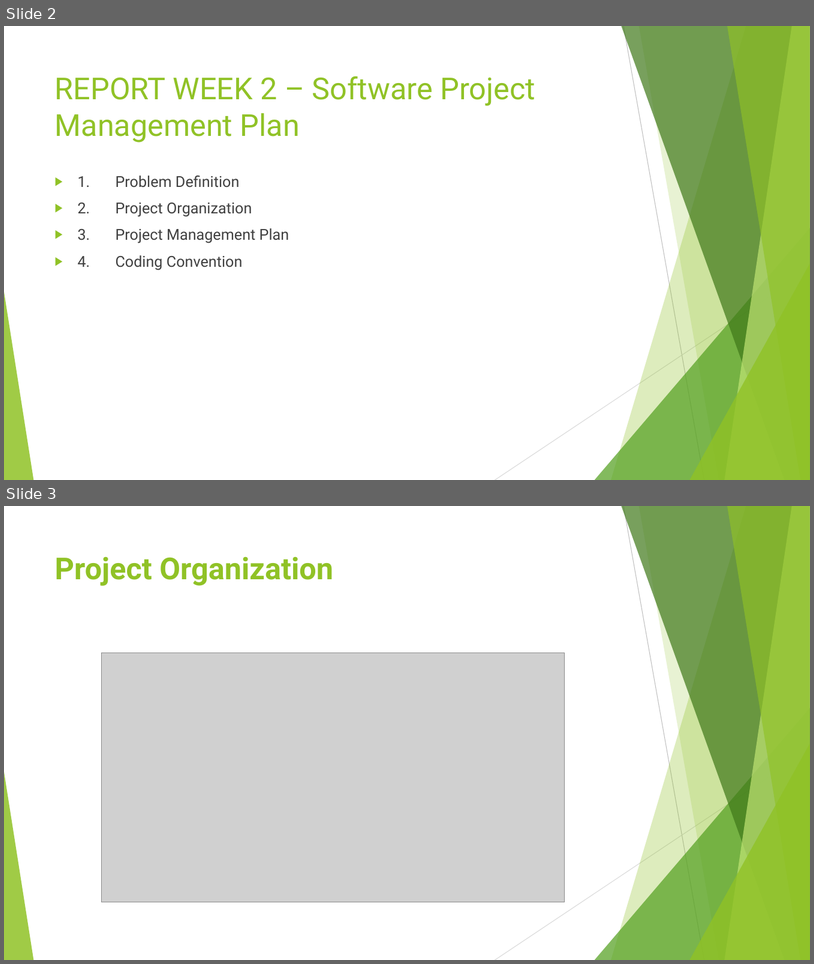
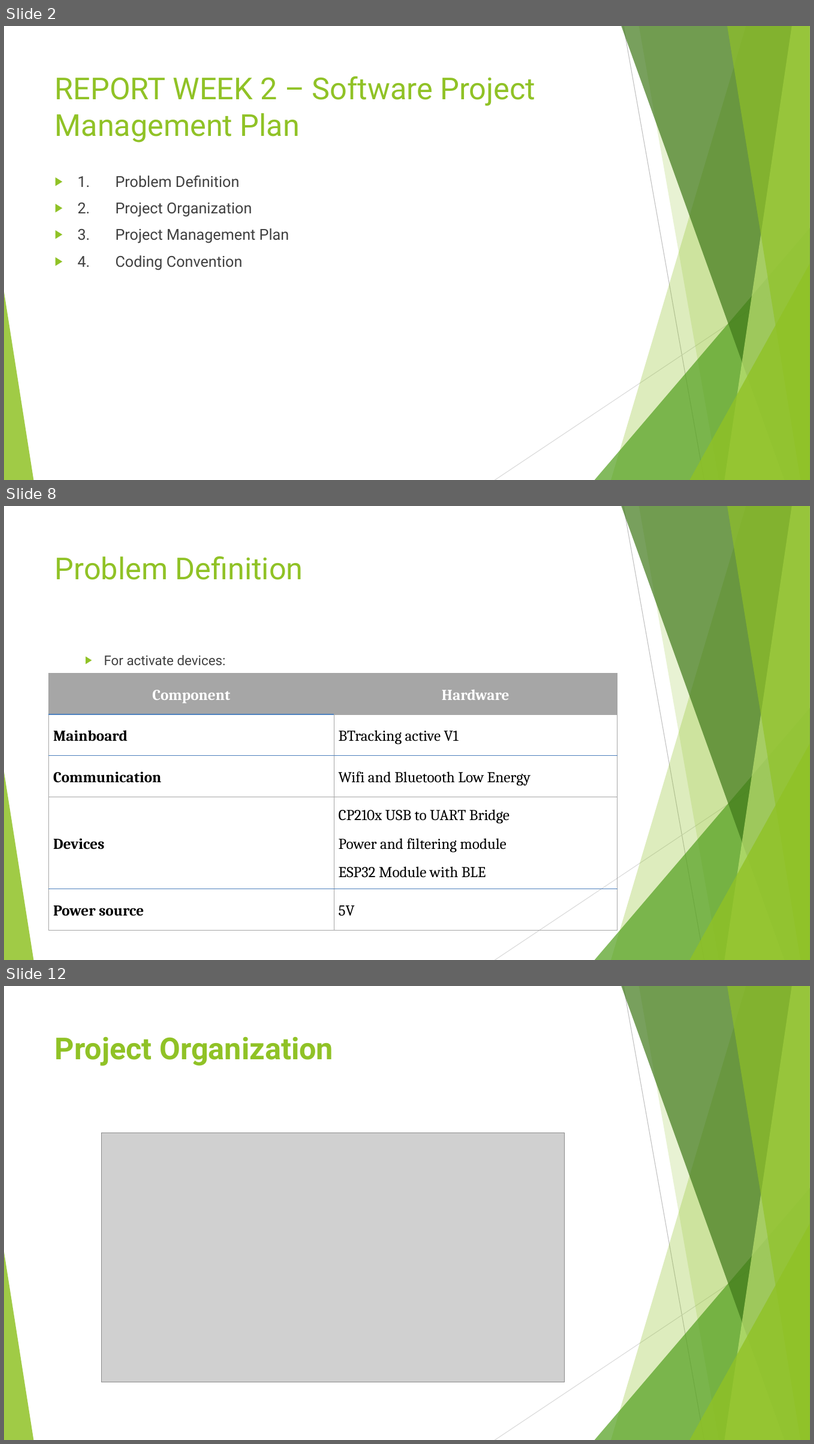
Before and after one commit to kingeni/CapstoneFU, a slide deck: document/Week_2/Report_Week_2.pptx. Shown one above the other, each under a label of ours: slides 2 and 3 before the commit, slides 2, 8 and 12 after it; the slides between them are not shown. The pictures are 814x964 and 814x1444 pixels, drawn with LibreOffice and Linux fonts; fonts in the diff are those of the drawing; grey boxes stand for pictures. Boxes give left, top, right and bottom in pixels: in the first picture for what was removed or moved away, otherwise in the second. Text is boxed around its words. In the diff, an @@ line names an element or a change of style, - is before the commit and + after.

```diff
--- a/document/Week_2/Report_Week_2.pptx
+++ b/document/Week_2/Report_Week_2.pptx
@@ slide 8 added at (4, 506, 810, 960), background #FFFFFF; not listed: 10 template elements that a slide beside it also shows @@
@@ title added at (55, 556, 303, 580), 36 pt, text #90C226 @@
+Problem Definition
@@ text added at (104, 655, 226, 665), 16 pt, text #404040 @@
+  ▶ For activate devices:
@@ table added at (49, 673, 617, 930), 5 rows, 2 columns @@
+Component | Hardware
+Mainboard | BTracking active V1
+Communication | Wifi and Bluetooth Low Energy
+Devices | CP210x USB to UART Bridge / Power and filtering module / ESP32 Module with BLE
+Power source | 5V
@@ what was slide 3 is now slide 12 @@
```
Also in this commit, not shown: 1 slide changed, 9 other slides added, 1 slide removed, 17 other files.
